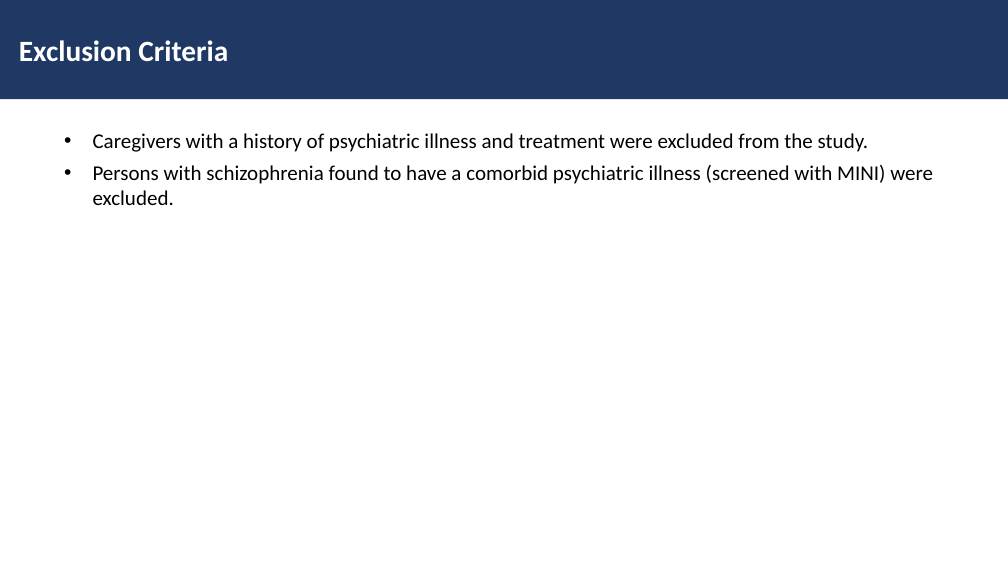
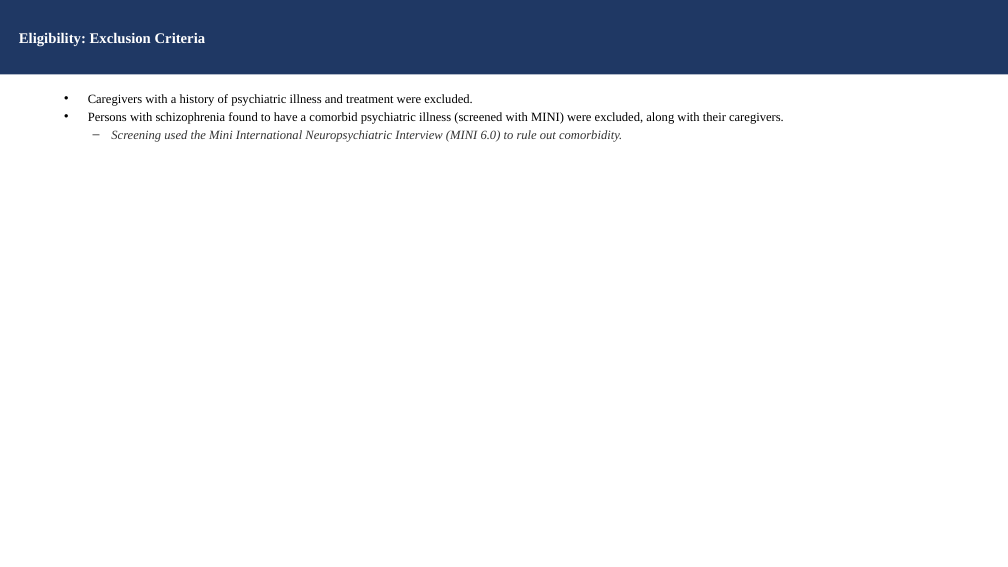
Before and after one commit to tejasdangodra786-byte/Dango-kiro, a slide deck: slide 15 of Family_Intervention_EE_Schizophrenia_JournalClub.pptx (slide 14 before the commit). Drawn at 1008x567 pixels with LibreOffice and Linux fonts; fonts in the diff are those of the drawing. Boxes give left, top, right and bottom in pixels: in the first picture for what was removed or moved away, otherwise in the second. Text is boxed around its words. In the diff, an @@ line names an element or a change of style, - is before the commit and + after.

```diff
--- a/Family_Intervention_EE_Schizophrenia_JournalClub.pptx
+++ b/Family_Intervention_EE_Schizophrenia_JournalClub.pptx
@@ rectangle "Eligibility: Exclusion Criteria": place and size @@
-rectangle "Eligibility: Exclusion Criteria" at <box>0,0,1008,99</box>
+rectangle "Eligibility: Exclusion Criteria" at <box>0,0,1008,74</box>
@@ text in rectangle at <box>19,32,206,46</box>: text changed; size 28 to 14 pt; font Calibri to Times New Roman @@
-Exclusion Criteria
+Eligibility: Exclusion Criteria
@@ text at <box>88,94,784,142</box>: text changed; size 20 to 12 pt; font Calibri to Times New Roman @@
-• Caregivers with a history of psychiatric illness and treatment were excluded from the study.
-• Persons with schizophrenia found to have a comorbid psychiatric illness (screened with MINI) were excluded.
+• Caregivers with a history of psychiatric illness and treatment were excluded.
+• Persons with schizophrenia found to have a comorbid psychiatric illness (screened with MINI) were excluded, along with their caregivers.
+– Screening used the Mini International Neuropsychiatric Interview (MINI 6.0) to rule out comorbidity.
```
Also in this commit, not shown: 14 other slides changed, 13 slides added, 10 slides removed.
